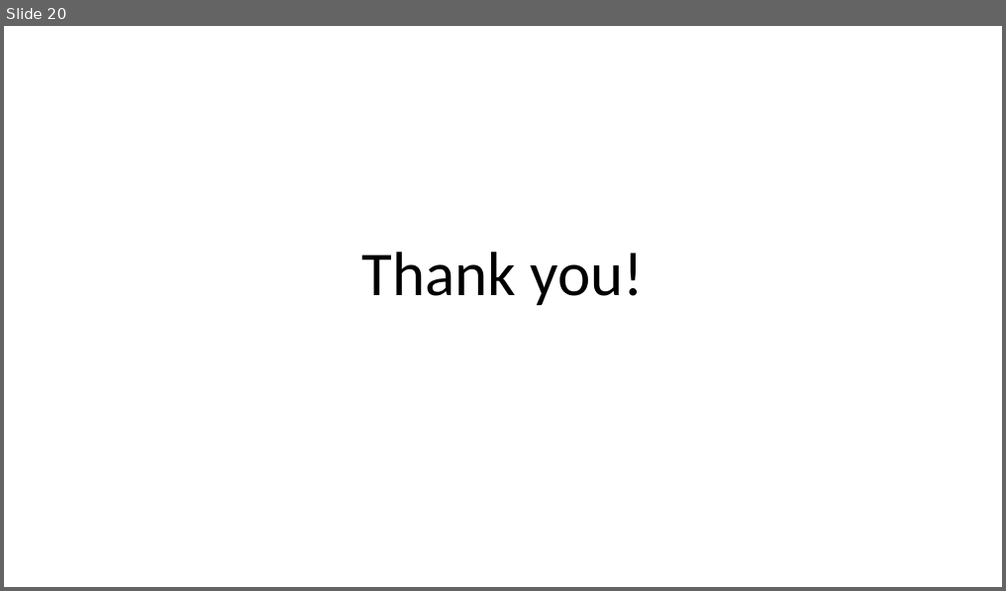
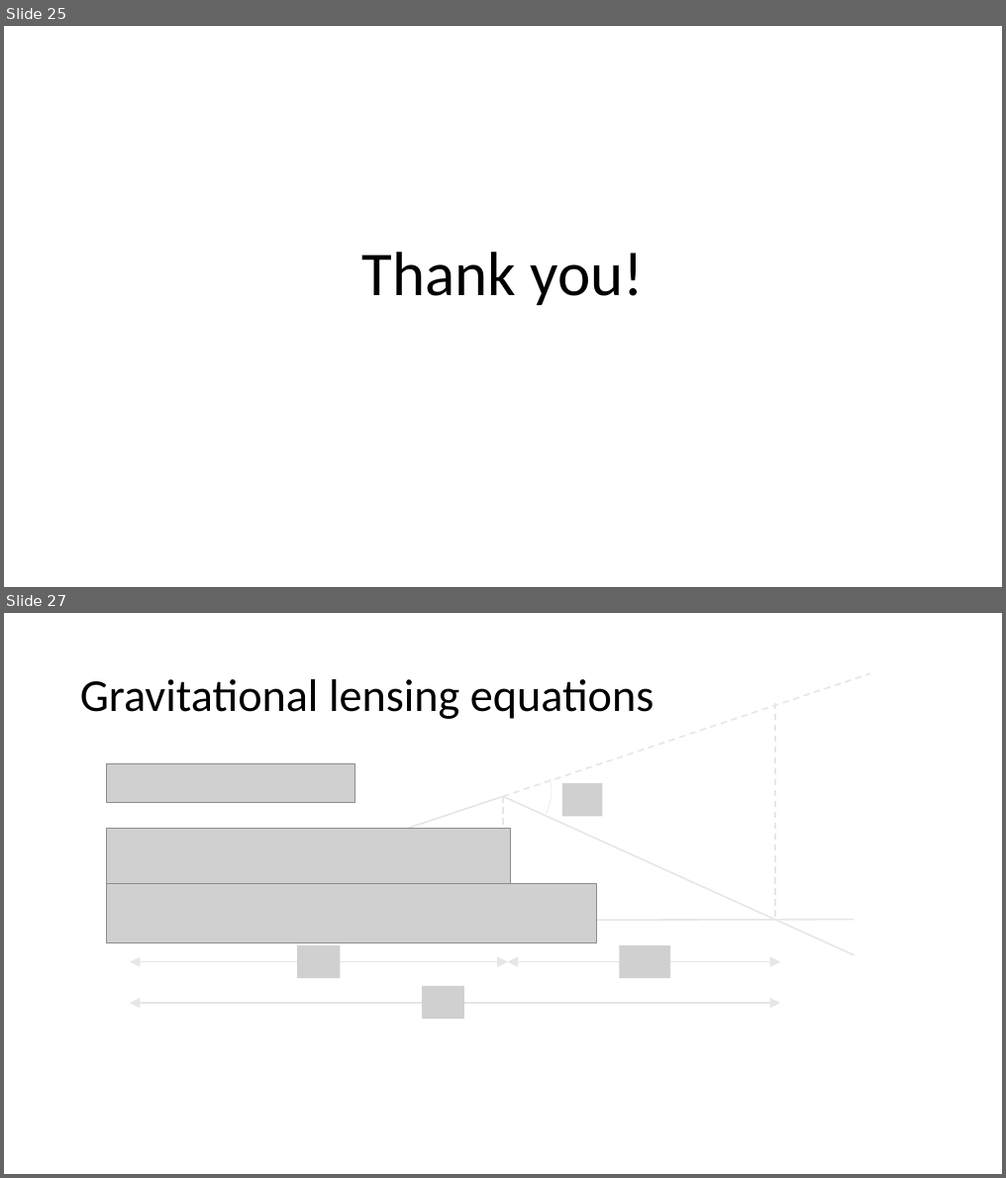
Before and after one commit to lingxz/lightbending, a slide deck: presentation2.pptx. Shown one above the other, each under a label of ours: slide 20 before the commit, slides 25 and 27 after it; the slides between them are not shown. The pictures are 1006x591 and 1006x1178 pixels, drawn with LibreOffice and Linux fonts; fonts in the diff are those of the drawing; grey boxes stand for pictures. Boxes give left, top, right and bottom in pixels: in the first picture for what was removed or moved away, otherwise in the second. Text is boxed around its words. In the diff, an @@ line names an element or a change of style, - is before the commit and + after.

```diff
--- a/presentation2.pptx
+++ b/presentation2.pptx
@@ slide 27 added at [4, 613, 1002, 1174], background #FFFFFF @@
@@ title added at [80, 679, 654, 719], 44 pt, text #000000 @@
+Gravitational lensing equations
@@ line added from (503, 796) to (871, 673), #E7E6E6 1.5 pt dashed @@
@@ line added from (776, 703) to (776, 920), #E7E6E6 1.5 pt dashed @@
@@ picture added at [107, 764, 354, 802] @@
@@ freeform shape added at [540, 779, 556, 814], outline #E7E6E6 0.5 pt @@
@@ picture added at [562, 783, 602, 817] @@
@@ line added from (130, 922) to (503, 796), #E7E6E6 1.5 pt @@
@@ line added from (503, 796) to (854, 956), #E7E6E6 1.5 pt @@
@@ line added from (503, 796) to (503, 920), #E7E6E6 1.5 pt dashed @@
@@ picture added at [107, 829, 511, 888] @@
@@ picture added at [107, 883, 596, 943] @@
@@ picture added at [250, 882, 289, 916] @@
@@ line added from (124, 922) to (854, 920), #E7E6E6 1.5 pt @@
@@ double arrow added from (130, 961) to (508, 961), #E7E6E6 1.5 pt @@
@@ picture added at [297, 947, 341, 979] @@
@@ double arrow added from (508, 961) to (780, 961), #E7E6E6 1.5 pt @@
@@ picture added at [620, 947, 671, 979] @@
@@ picture added at [422, 986, 463, 1019] @@
@@ double arrow added from (130, 1003) to (780, 1003), #E7E6E6 1.5 pt @@
@@ what was slide 20 is now slide 25 @@
```
Also in this commit, not shown: 9 slides changed, 12 other slides added, 6 slides removed, 36 other files.
